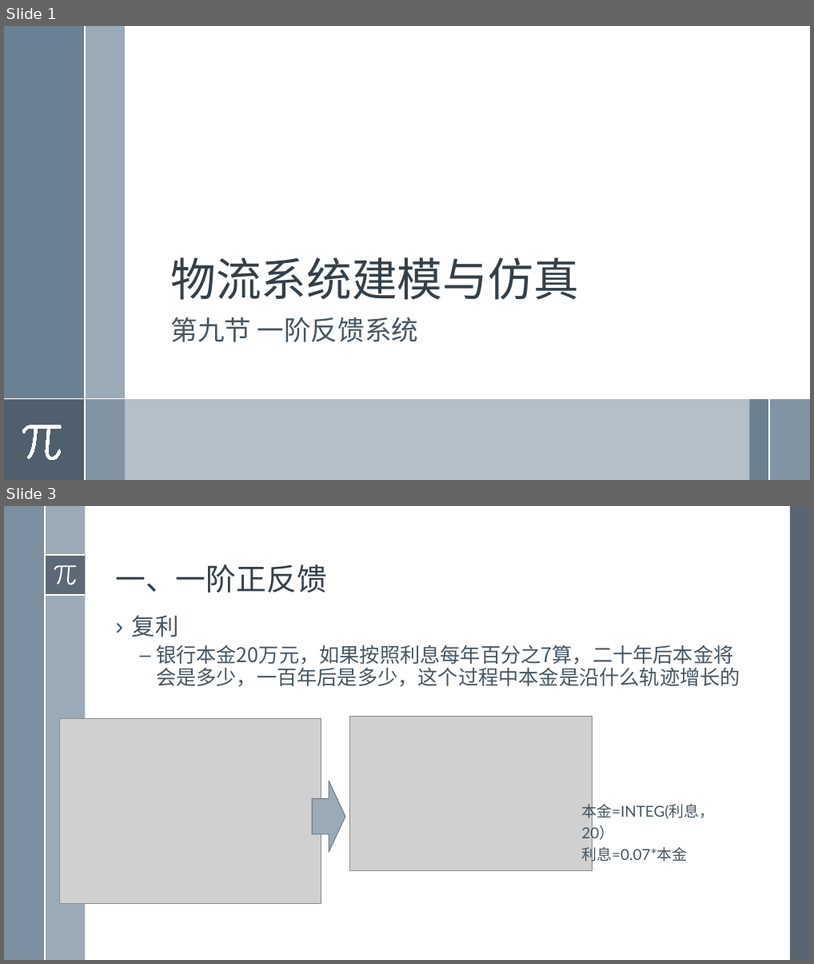
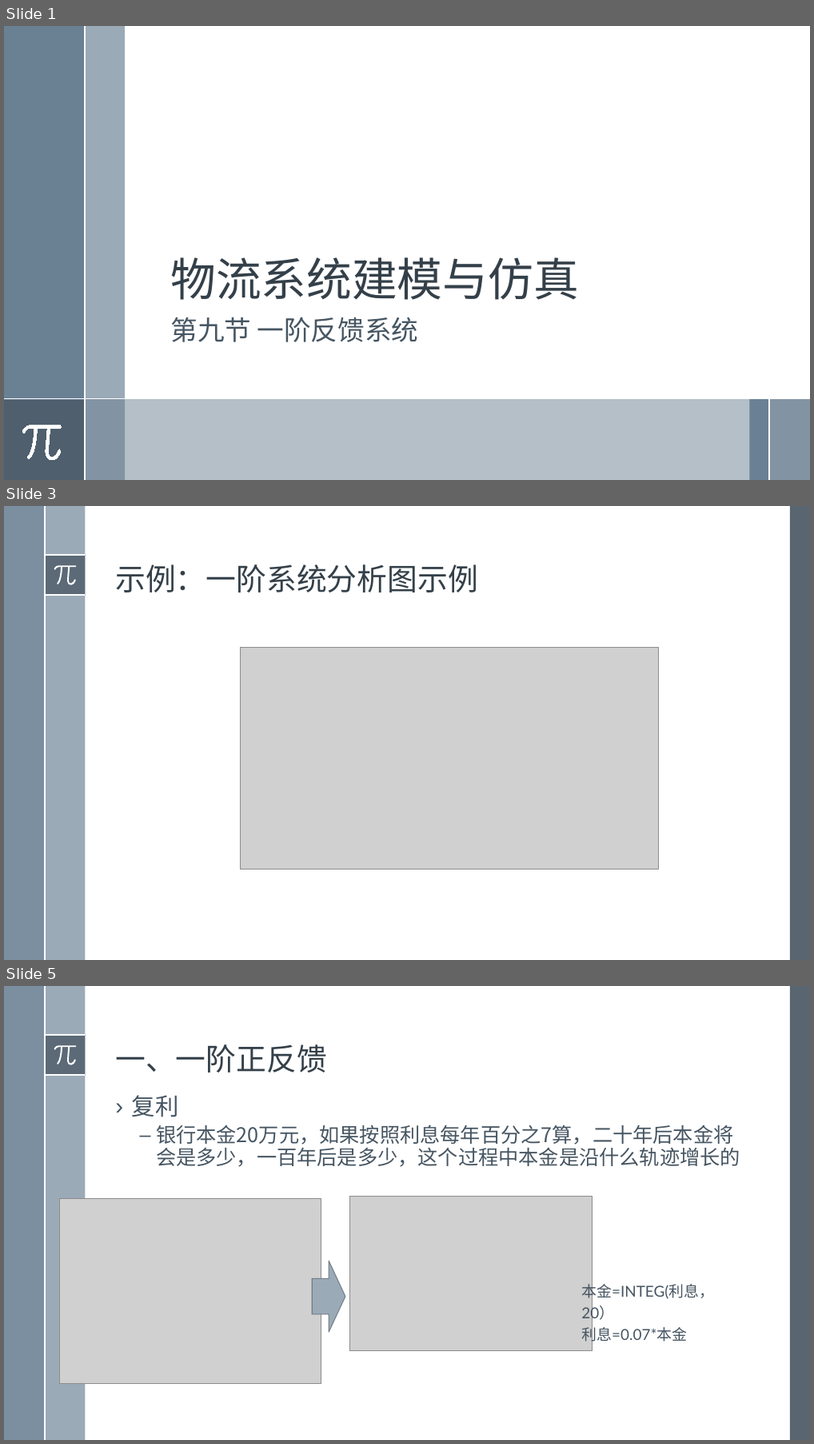
Before and after one commit to exoplanetX/SystemDynamics, a slide deck: 2019系统仿真-9-一阶反馈系统.pptx. Shown one above the other, each under a label of ours: slides 1 and 3 before the commit, slides 1, 3 and 5 after it; the slides between them are not shown. The pictures are 814x964 and 814x1444 pixels, drawn with LibreOffice and Linux fonts; fonts in the diff are those of the drawing; grey boxes stand for pictures. Boxes give left, top, right and bottom in pixels: in the first picture for what was removed or moved away, otherwise in the second. Text is boxed around its words. In the diff, an @@ line names an element or a change of style, - is before the commit and + after.

```diff
--- a/2019系统仿真-9-一阶反馈系统.pptx
+++ b/2019系统仿真-9-一阶反馈系统.pptx
@@ slide 3 added at [4, 506, 810, 960], background #FFFFFF; not listed: 8 template elements that a slide beside it also shows @@
@@ title added at [115, 564, 478, 592], 36 pt, text #35404A @@
+示例：一阶系统分析图示例
@@ picture added at [241, 647, 658, 868] @@
@@ what was slide 3 is now slide 5 @@
```
Also in this commit, not shown: 3 slides changed, 1 other slide added, 1 other file.
